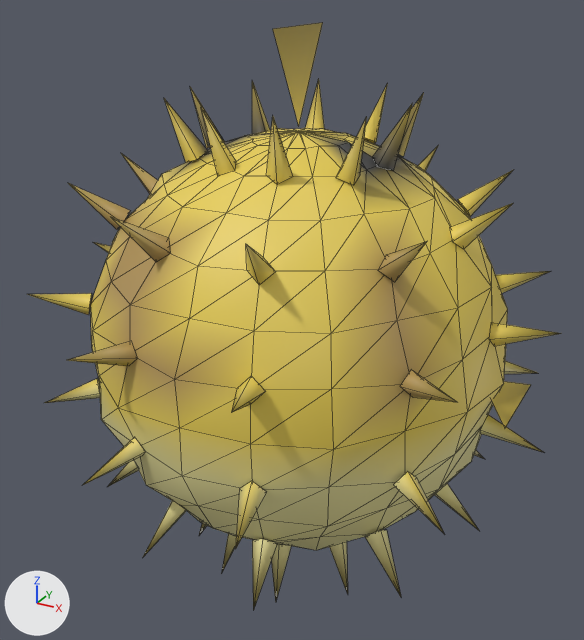
Renders of the glTF model models/fish_new/Pufferfish.glb from each side of a commit.
Both versions are drawn from a 50 mm camera at (0.775, -1.438, 0.756) aimed at (-0.01, -0.01, 0.042). Every picture has the same lights, and +X, +Y and +Z are marked at lower left. The picture after the commit comes second. Mesh edges are drawn as thin lines. Vertices at exactly the same position are counted once.

The first picture shows 'Pufferfish'.
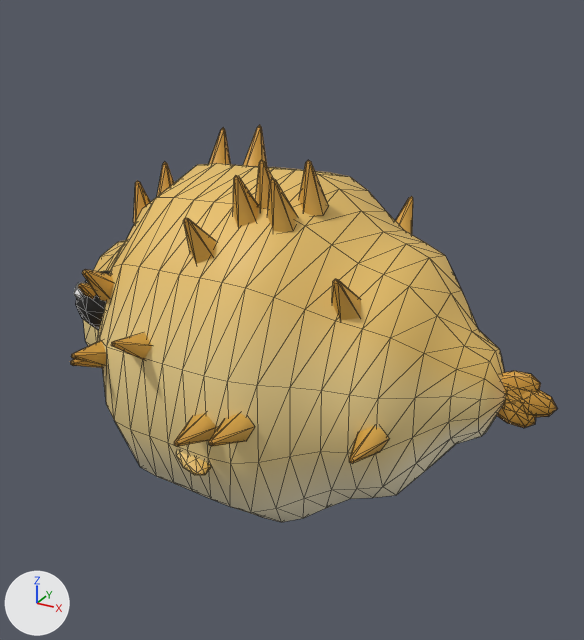
Edits to the bpy script that builds the scene:
```text
Change me_pufferfish:
    used by ob_pufferfish; location = (0.0, 0.0, 0.0)
    remove me_pufferfish.from_pydata(...)  # 609 vertices, 803 faces; spans x -0.578..0.556, y -0.541..0.546, z -0.524..0.65
    add me_pufferfish.from_pydata(...)  # 860 vertices, 1522 faces; spans x -0.567..0.567, y -0.446..0.446, z -0.428..0.428
    me_pufferfish part 1: a new loose piece, a UV sphere (8 segments, 5 rings, poles along x) spanning x 0.418..0.567, y -0.007..0.011, z -0.063..0.008, in mat_pu
    me_pufferfish part 2: a new loose piece, an icosphere of 80 faces spanning x -0.413..-0.283, y -0.285..-0.155, z 0.03..0.16, in mat_pu
    me_pufferfish part 3: a new loose piece, a UV sphere (6 segments, 4 rings, poles along z) spanning x -0.4..-0.356, y -0.272..-0.233, z 0.1..0.145, in mat_pu
    me_pufferfish part 4: the loose piece of 300 vertices spanning x -0.451..0.46, y -0.448..0.448, z -0.45..0.45 is rebuilt with 282 vertices and now spans x -0.553..0.473, y -0.353..0.356, z -0.428..0.374
    me_pufferfish part 5: 59 loose pieces with 289 vertices, spanning x -0.578..0.554, y -0.541..0.546, z -0.524..0.65, are deleted
    me_pufferfish part 6: 20 vertices removed from x -0.464..0.556, y -0.232..0.14, z -0.13..0.524; 378 vertices added at x -0.392..0.53, y -0.446..0.446, z -0.15..0.428
    other edits to the shape of me_pufferfish do not show in these pictures
```

Boxes (x1, y1, x2, y2) around the edits, measured in the pictures (584 x 640 px):
'Pufferfish', reshaped (9% narrower, 32% shorter)
    before: (27, 22, 561, 610)
    after: (71, 125, 557, 522)
part 1 of me_pufferfish, added (brown)
    after: (505, 390, 557, 417)
part 2 of me_pufferfish, added
    after: (75, 271, 110, 330)
part 3 of me_pufferfish, added
    after: (74, 282, 85, 300)
part 4 of me_pufferfish, rebuilt (15% shorter)
    before: (90, 128, 508, 550)
    after: (83, 163, 506, 522)
part 5 of me_pufferfish, deleted
    before: (27, 22, 561, 610)
part 6 of me_pufferfish, cut back
    before: (122, 81, 545, 453)
    after: (71, 125, 541, 475)
